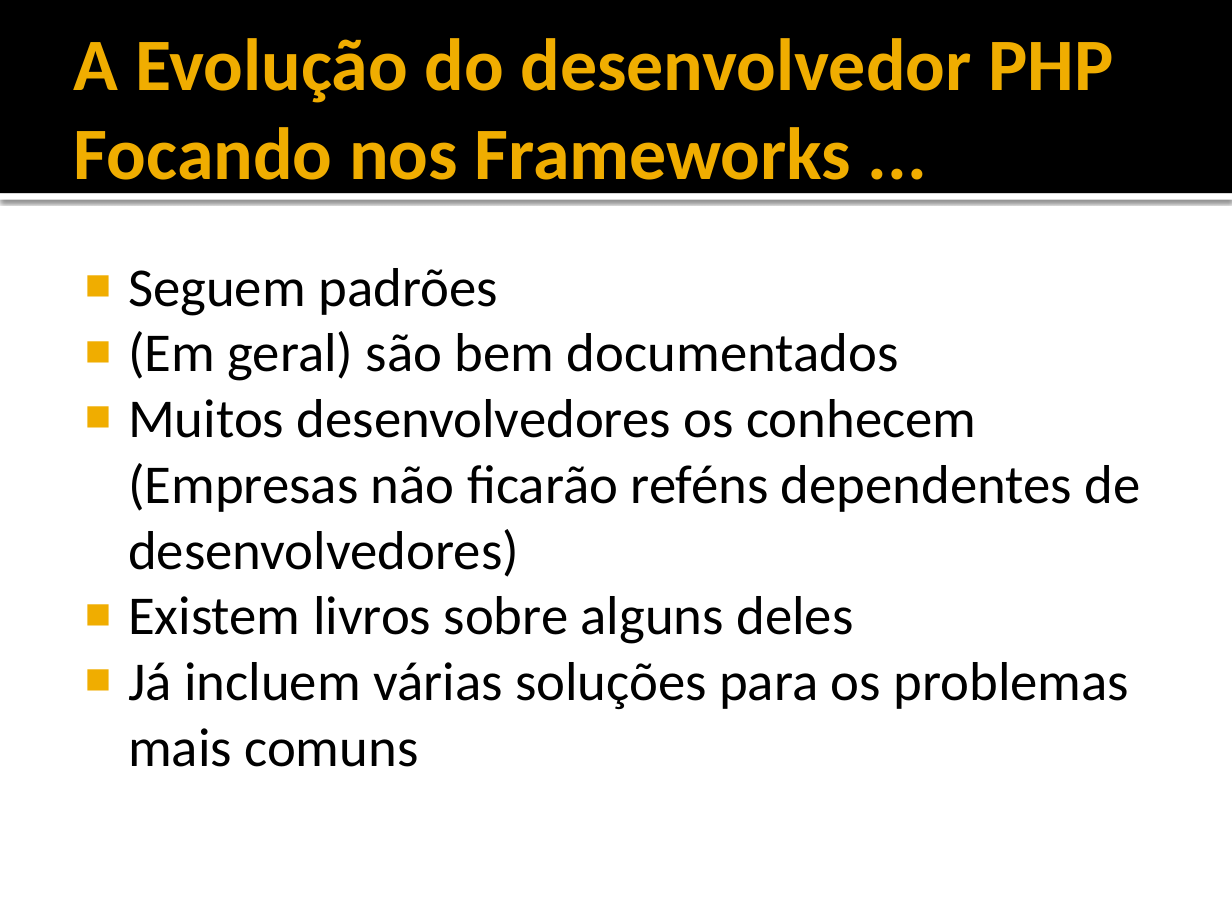
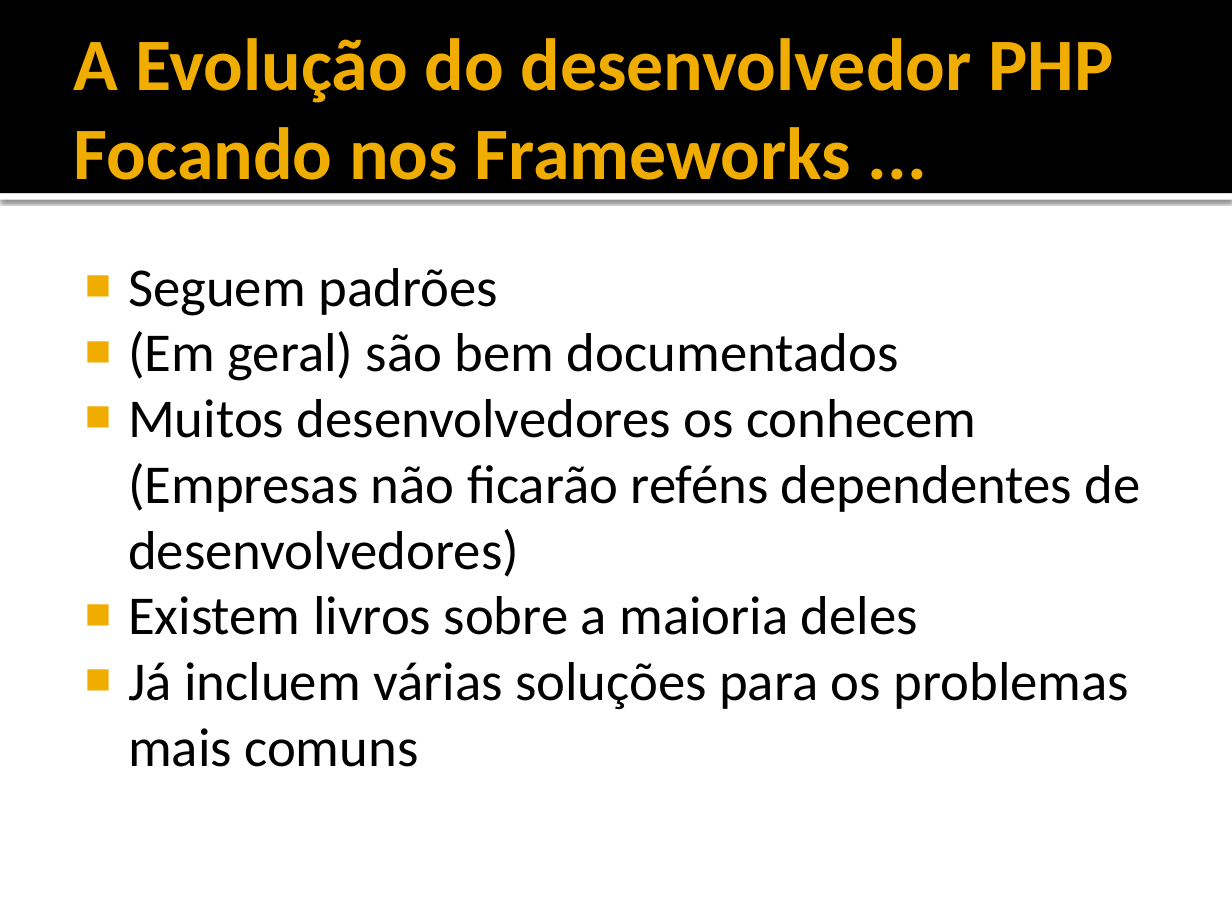
Before and after one commit to williamChenta/miniCursoCodeigniterTwitterBootstrap, a slide deck: slide 11 of assets/artefatos/Mini curso - Codeigniter.pptx. Drawn at 1232x924 pixels with LibreOffice and Linux fonts; fonts in the diff are those of the drawing. Boxes give left, top, right and bottom in pixels: in the first picture for what was removed or moved away, otherwise in the second. Text is boxed around its words. In the diff, an @@ line names an element or a change of style, - is before the commit and + after.

```diff
--- a/assets/artefatos/Mini curso - Codeigniter.pptx
+++ b/assets/artefatos/Mini curso - Codeigniter.pptx
@@ text at [128, 596, 918, 635]: text changed @@
-■ Existem livros sobre alguns deles
+■ Existem livros sobre a maioria deles
```
Also in this commit, not shown: 2 other slides changed, 1 other file.
